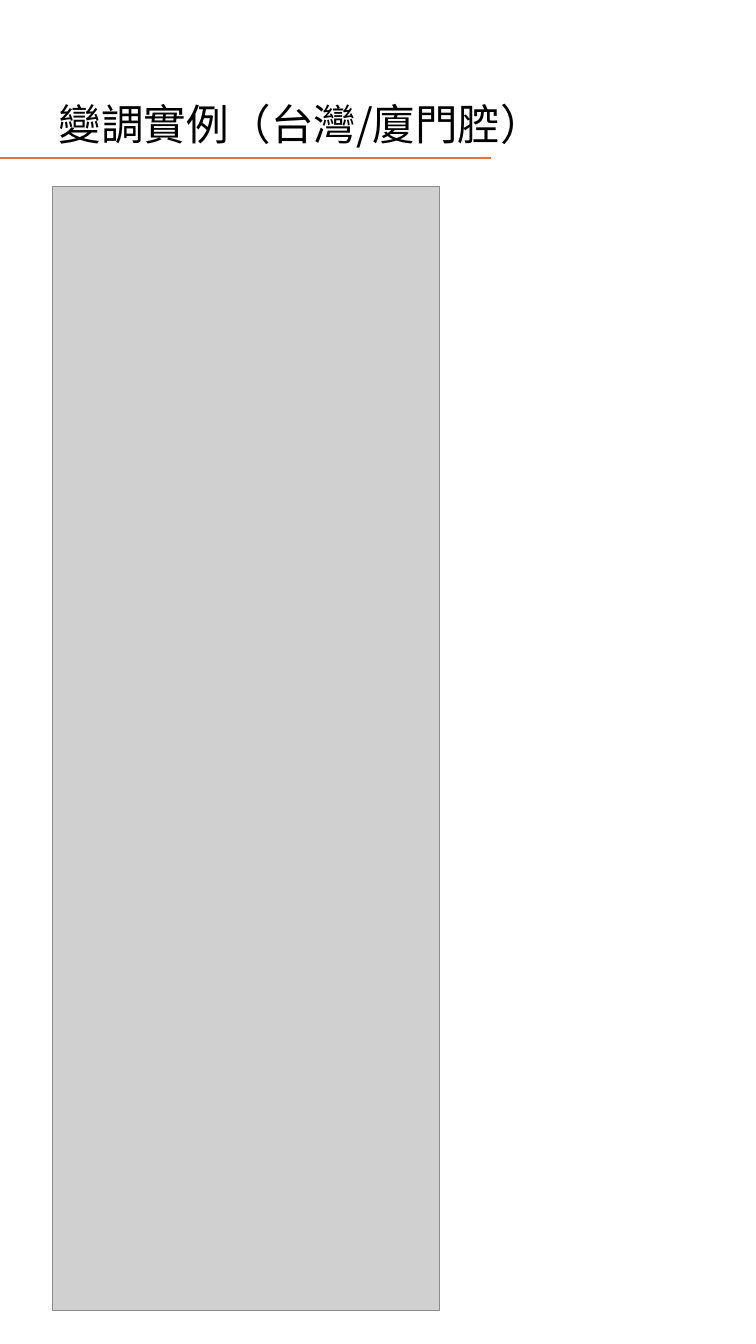
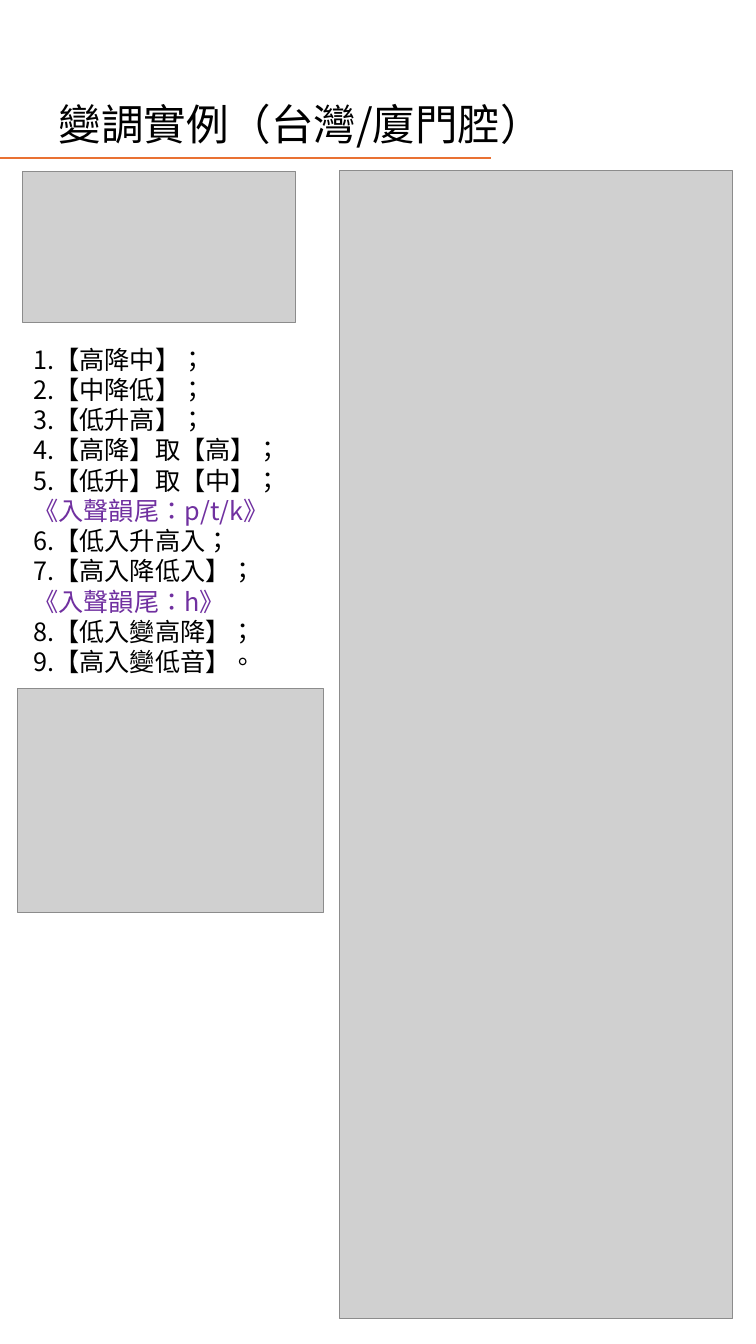
Before and after one commit to AlanJui/Piau-Im, a slide deck: slide 19 of Documents/十五音教材/閩南語之四聲八調與變調規則.pptx (slide 25 before the commit). Drawn at 756x1344 pixels with LibreOffice and Linux fonts; fonts in the diff are those of the drawing; grey boxes stand for pictures. Boxes give left, top, right and bottom in pixels: in the first picture for what was removed or moved away, otherwise in the second. Text is boxed around its words. In the diff, an @@ line names an element or a change of style, - is before the commit and + after.

```diff
--- a/Documents/十五音教材/閩南語之四聲八調與變調規則.pptx
+++ b/Documents/十五音教材/閩南語之四聲八調與變調規則.pptx
@@ picture added at (23, 171, 296, 323) @@
@@ picture added at (340, 170, 733, 1318) @@
@@ picture removed at (52, 186, 439, 1310) @@
@@ text added at (33, 347, 281, 674), 18 pt, text #000000 @@
+1.【高降中】；
+2.【中降低】；
+3.【低升高】；
+4.【高降】取【高】；
+5.【低升】取【中】；
+《入聲韻尾：p/t/k》
+6.【低入升高入；
+7.【高入降低入】；
+《入聲韻尾：h》
+8.【低入變高降】；
+9.【高入變低音】。
@@ picture added at (17, 688, 323, 912) @@
```
Also in this commit, not shown: 6 other slides changed, 2 slides added, 28 other files.
